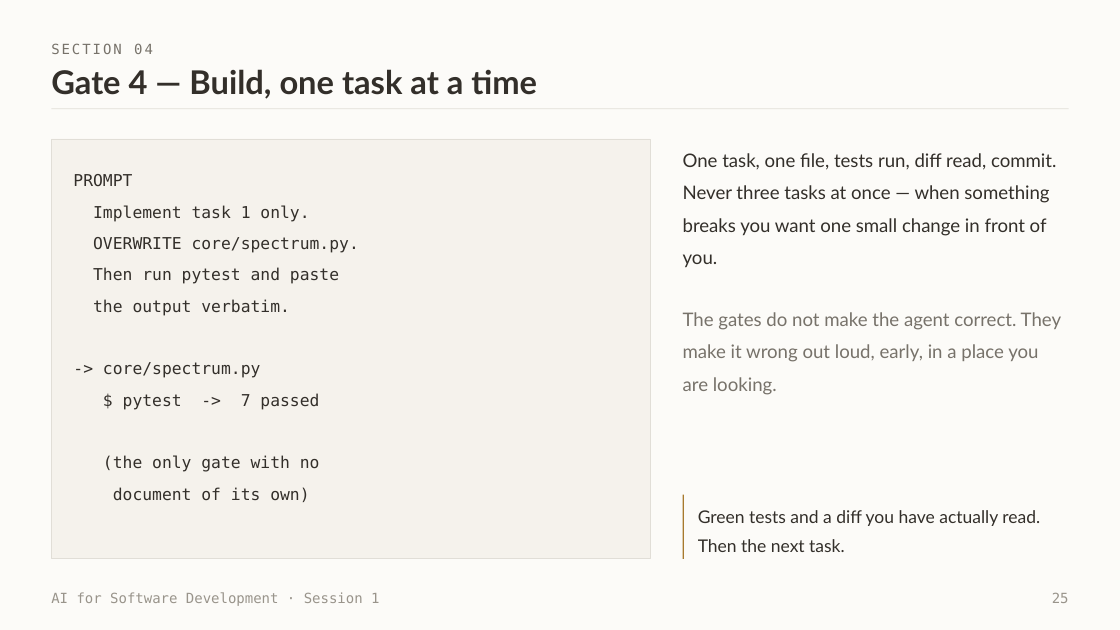
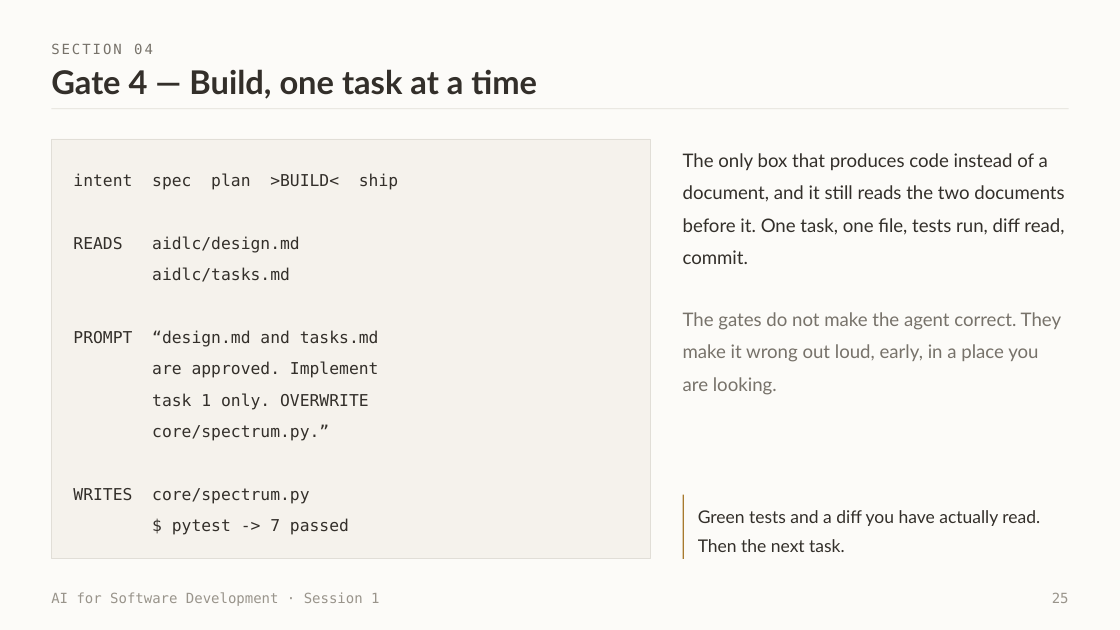
Before and after one commit to witchapong/ai-for-software-dev, a slide deck: slide 25 of slides/Session 1 - Meet Your Agent.pptx. Drawn at 1120x630 pixels with LibreOffice and Linux fonts; fonts in the diff are those of the drawing. Boxes give left, top, right and bottom in pixels: in the first picture for what was removed or moved away, otherwise in the second. Text is boxed around its words. In the diff, an @@ line names an element or a change of style, - is before the commit and + after.

Commit message:
Gate slides now show the document chain, and match PROMPTS.md
#56, raised by someone who was confused by their own deck - which is the only
signal that really counts.

TWO PROBLEMS, ONE CAUSE

The gate slides showed a prompt and an artefact but never what the gate READ,
so there was no way to see that gates chain. Worse, my abridgements had
silently dropped the inputs on two of the four, contradicting the file the
students actually paste from:

              really reads                 slide showed
  Gate 2      intent.md + tests/           tests only - INTENT DROPPED
  Gate 3      requirements.md              ok
  Gate 4      design.md + tasks.md         BOTH DROPPED

Gate 2's is the one that matters most: dropping "aidlc/intent.md says what we
are building" severs the link between the gate a person writes and the gate
that turns it into checkable requirements. Every slide now names exactly what
its real prompt names, verified programmatically against PROMPTS.md rather
than by eye.

EVERY GATE IS NOW READS -> PROMPT -> WRITES

    intent  >SPEC<  plan  build  ship

    READS   aidlc/intent.md
            tests/test_spectrum.py

    PROMPT  "intent.md says what we are building. Read the
             tests. WRITE a table, each row with a check
             that can be run."

    WRITES  aidlc/requirements.md

The first line is a you-are-here strip using Fig 5's own five labels - INTENT,
SPEC, PLAN, BUILD, SHIP - with the current stage in >CAPS<, so a student can
map the slide onto the diagram two slides earlier without being told. Gate 1
shows READS nothing, this one is yours. Gate 4 ends on $ pytest -> 7 passed
where the others end on a document, because it is the gate with no document.

Gate 2's para now says the quiet part out loud: "Notice what it reads: the
intent YOU wrote at Gate 1, plus the tests. Each gate consumes what the last
one produced - that chain is the whole method."

Caught by rendering: at 13 lines the WRITES row - the entire point - fell off
the bottom of Gates 2 and 4 against codeSlide's 12-line cap. Both prompts
trimmed by a line; all four now end on their output. Also fixed page numbers
printing as 00 after the rewrite reset them.

38 slides, validates.

```diff
--- a/slides/Session 1 - Meet Your Agent.pptx
+++ b/slides/Session 1 - Meet Your Agent.pptx
@@ text at (73, 173, 398, 504): text changed @@
-PROMPT
-Implement task 1 only.
-OVERWRITE core/spectrum.py.
-Then run pytest and paste
-the output verbatim.
--> core/spectrum.py
+intent spec plan >BUILD< ship
+READS aidlc/design.md
+aidlc/tasks.md
+PROMPT “design.md and tasks.md
+are approved. Implement
+task 1 only. OVERWRITE
+core/spectrum.py.”
+WRITES core/spectrum.py
@@ text at (683, 153, 1064, 264): text changed @@
-One task, one file, tests run, diff read, commit. Never three tasks at once — when something breaks you want one small change in front of you.
+The only box that produces code instead of a document, and it still reads the two documents before it. One task, one file, tests run, diff read, commit.
@@ text at (103, 455, 320, 502): paragraphs removed @@
-(the only gate with no
-document of its own)
```
Also in this commit, not shown: 3 other slides changed, 1 other file.
